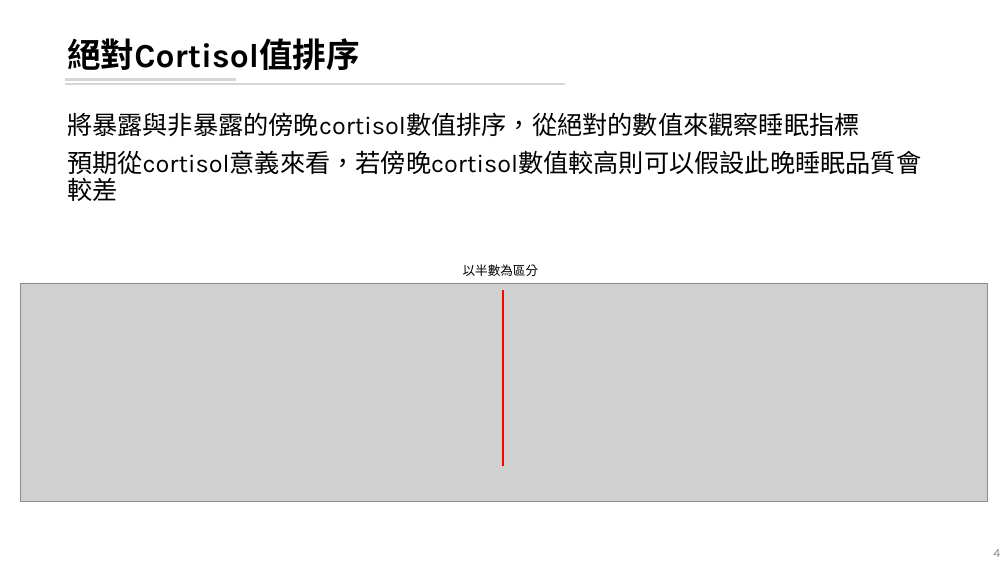
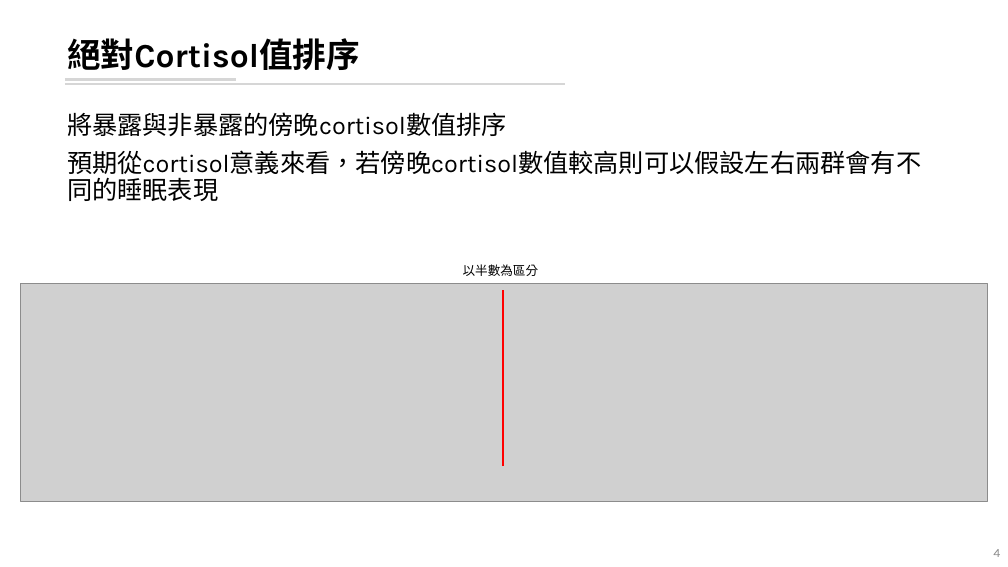
Before and after one commit to leooel97895750/REM_DataMining, a slide deck: slide 4 of 20210807_REM分析.pptx. Drawn at 1008x567 pixels with LibreOffice and Linux fonts; fonts in the diff are those of the drawing; grey boxes stand for pictures. Boxes give left, top, right and bottom in pixels: in the first picture for what was removed or moved away, otherwise in the second. Text is boxed around its words. In the diff, an @@ line names an element or a change of style, - is before the commit and + after.

```diff
--- a/20210807_REM分析.pptx
+++ b/20210807_REM分析.pptx
@@ text at (67, 112, 921, 179): text changed @@
-將暴露與非暴露的傍晚cortisol數值排序，從絕對的數值來觀察睡眠指標
-預期從cortisol意義來看，若傍晚cortisol數值較高則可以假設此晚睡眠品質會較差
+將暴露與非暴露的傍晚cortisol數值排序
+預期從cortisol意義來看，若傍晚cortisol數值較高則可以假設左右兩群會有不同的睡眠表現
```
Also in this commit, not shown: 14 other slides changed, 12 slides added, 1 slide removed, 12 other files.
